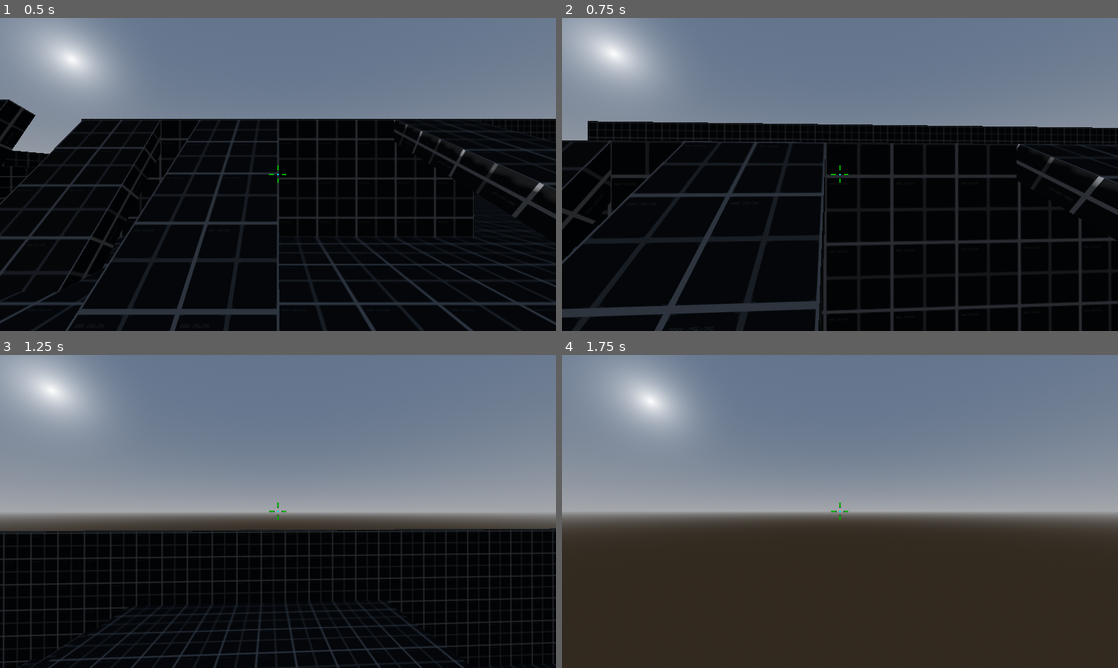
Above: before the commit, frames 1-4 (two rows, left to right).
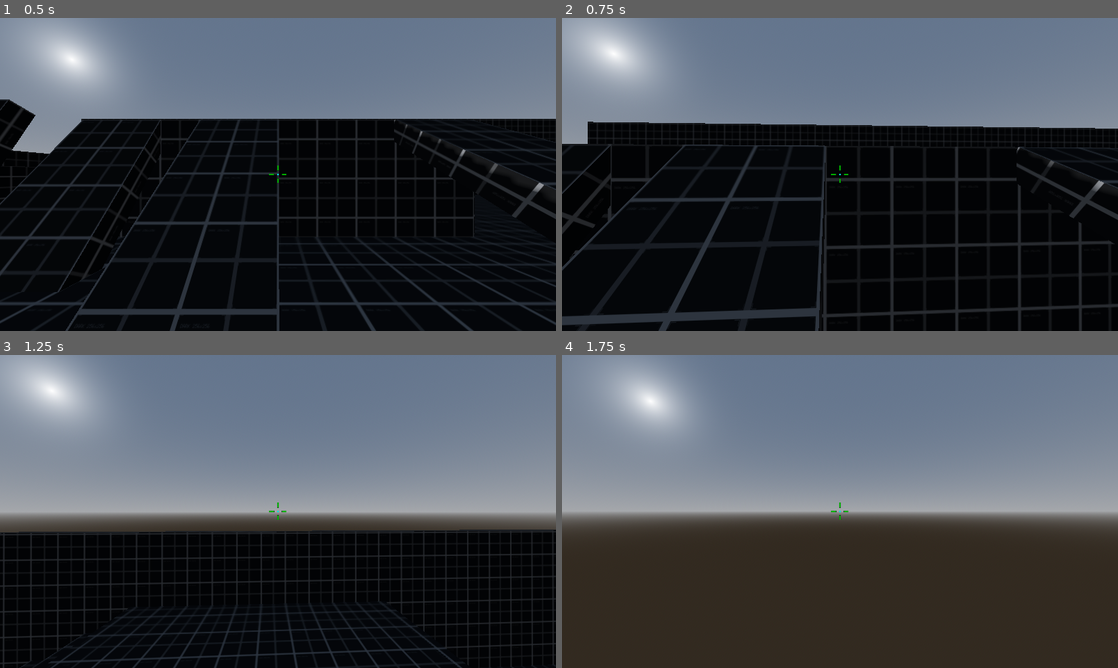
Above: after the commit, the same moments.

Repository: rbarongr/GodotFirstPersonController
Game: Godot game, scene res://Sandbox.tscn
Same seed, same stepped clock (60 frames per second), same inputs: the game is played once before the commit and once after it.
Inputs (mouse positions are in pixels of both pictures, inside the frame that each line leads up to):
- Up to frame 1 (0.5 s): no input
- Up to frame 2 (0.75 s): tap Enter at 0.5 s; move the mouse to (867, 174) at 0.52 s; hold W (move_forward) from 0.53 s (still down); tap Space (jump, bound only before the commit) at 0.6 s
- Up to frame 3 (1.25 s): keep holding W (move_forward); tap Space (jump, bound only before the commit) at 0.77, 1.07 s; tap Q (jump_secondary, bound only before the commit) at 0.8 s
- Up to frame 4 (1.75 s): keep holding W (move_forward); move the mouse to (812, 511) at 1.27 s; tap Q (jump_secondary, bound only before the commit) at 1.35 s; tap Space (jump, bound only before the commit) at 1.52, 1.55 s

Frame 1 is identical in both runs. In frame 2, 9.7% of the frame differs, in the area x 0-100%, y 32-100%; in frame 3, 3.4%; in frame 4, nothing differs.

Commit message:
rewriting jumping to use proper enum states

Diff:
--- a/Player/player.gd
+++ b/Player/player.gd
@@ -16,17 +16,17 @@
 
 @export_range(10, 400, 1) var acceleration: float = 10000 # m/s^2
 
-@export_range(0.1, 3.0, 0.1) var jump_height_primary: float = 1.5 # m
-@export_range(0.1, 3.0, 0.1) var jump_height_secondary: float = 3
+@export_range(0.1, 3.0, 0.1) var jump_height_default: float = 1.8 # m
+@export_range(0.1, 3.0, 0.1) var jump_height_high: float = 3
 @export var jump_hold_allowed: bool = true
 
 @export_range(0.1, 9.25, 0.05, "or_greater") var camera_sens: float = 4
 
 var speed: float = speed_run
 
-var jumping: bool = false
-var jumping_secondary: bool = false
-var jump_hold: bool = false
+#var jumping: bool = false
+#var jumping_secondary: bool = false
+#var jump_hold: bool = false
 
 enum SpeedStates {
 	RUN,
@@ -44,10 +44,10 @@
 var movement_state_current = MovementStates.LAND
 
 enum JumpStates {
-	NO,   # not jumping
-	SLOW, # slow upjump
-	FAST, # fast upjump
-	HOLD  # stopping your falling, holding you in the air at current height
+	NO,      # not jumping
+	DEFAULT, # slow upjump
+	HIGH,    # fast upjump
+	HOLD     # stopping your falling, holding you in the air at current height
 }
 var jump_state_current = JumpStates.NO
 
@@ -94,11 +94,15 @@
 		else:
 			speed_state_current = SpeedStates.RUN
 
-	if Input.is_action_just_pressed("jump"):
-		jumping = true
-		jump_hold = true
-	if Input.is_action_just_released("jump"): jump_hold = false
-	if Input.is_action_just_pressed("jump_secondary"): jumping_secondary = true
+	if Input.is_action_just_pressed("jump_default"):
+		if is_on_floor():
+			jump_state_current = JumpStates.DEFAULT
+		else:
+			jump_state_current = JumpStates.HOLD
+	if Input.is_action_just_released("jump_default"):
+		jump_state_current = JumpStates.NO
+	if Input.is_action_just_pressed("jump_high"):
+		jump_state_current = JumpStates.HIGH
 
 	if camera_map.current:
 		if Input.is_action_pressed("mouse_wheel_up"):
@@ -153,7 +157,7 @@
 
 func _gravity(delta: float) -> Vector3:
 	if movement_state_current == MovementStates.LAND:
-		if jump_hold_allowed and jump_hold:
+		if jump_hold_allowed and jump_state_current == JumpStates.HOLD:
 			grav_vel = Vector3.ZERO
 		else:
 			grav_vel = Vector3.ZERO if is_on_floor() else grav_vel.move_toward(Vector3(0, velocity.y - gravity, 0), gravity * delta)
@@ -166,21 +170,22 @@
 	return grav_vel
 
 func _jump(delta: float) -> Vector3:
-	if jumping:
-		jumping = false
-
-		if is_on_floor():
-			jump_vel = Vector3(0, sqrt(4 * jump_height_primary * gravity), 0)
-
-	elif jumping_secondary:
-		jumping_secondary = false
-
-		jump_vel = Vector3(0, sqrt(4 * jump_height_secondary * gravity), 0)
-	else:
-		jump_vel = Vector3.ZERO if is_on_floor() else jump_vel.move_toward(Vector3.ZERO, gravity * delta)
-
-	if raycast_vertical.is_colliding():
-		jump_vel = Vector3.ZERO
+	if movement_state_current == MovementStates.LAND:
+
+		if jump_state_current == JumpStates.DEFAULT:
+			jump_state_current = JumpStates.NO
+			if is_on_floor():
+				jump_vel = Vector3(0, sqrt(4 * jump_height_default * gravity), 0)
+
+		elif jump_state_current == JumpStates.HIGH:
+			jump_state_current = JumpStates.NO
+			jump_vel = Vector3(0, sqrt(4 * jump_height_high * gravity), 0)
+
+		else:
+			jump_vel = Vector3.ZERO if is_on_floor() else jump_vel.move_toward(Vector3.ZERO, gravity * delta)
+
+		if raycast_vertical.is_colliding():
+			jump_vel = Vector3.ZERO
 
 	return jump_vel
 
--- a/project.godot
+++ b/project.godot
@@ -47,13 +47,13 @@
 , Object(InputEventJoypadMotion,"resource_local_to_scene":false,"resource_name":"","device":-1,"axis":0,"axis_value":-1.0,"script":null)
 ]
 }
-jump={
+jump_default={
 "deadzone": 0.5,
 "events": [Object(InputEventKey,"resource_local_to_scene":false,"resource_name":"","device":0,"window_id":0,"alt_pressed":false,"shift_pressed":false,"ctrl_pressed":false,"meta_pressed":false,"pressed":false,"keycode":0,"physical_keycode":32,"key_label":0,"unicode":0,"echo":false,"script":null)
 , Object(InputEventJoypadButton,"resource_local_to_scene":false,"resource_name":"","device":-1,"button_index":0,"pressure":0.0,"pressed":true,"script":null)
 ]
 }
-jump_secondary={
+jump_high={
 "deadzone": 0.5,
 "events": [Object(InputEventKey,"resource_local_to_scene":false,"resource_name":"","device":-1,"window_id":0,"alt_pressed":false,"shift_pressed":false,"ctrl_pressed":false,"meta_pressed":false,"pressed":false,"keycode":0,"physical_keycode":81,"key_label":0,"unicode":120,"echo":false,"script":null)
 ]
